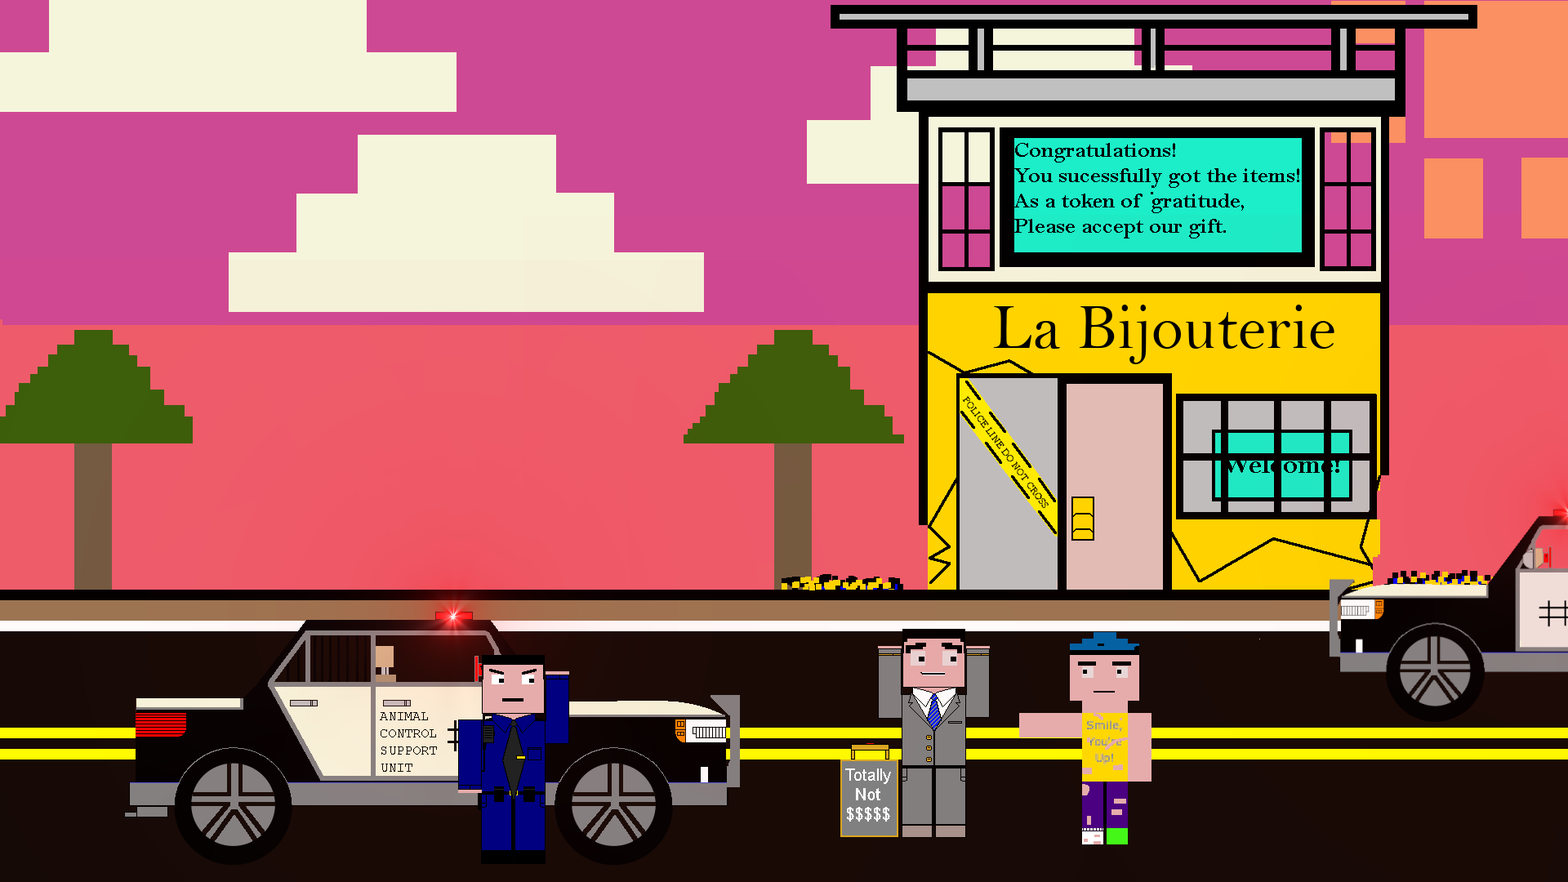
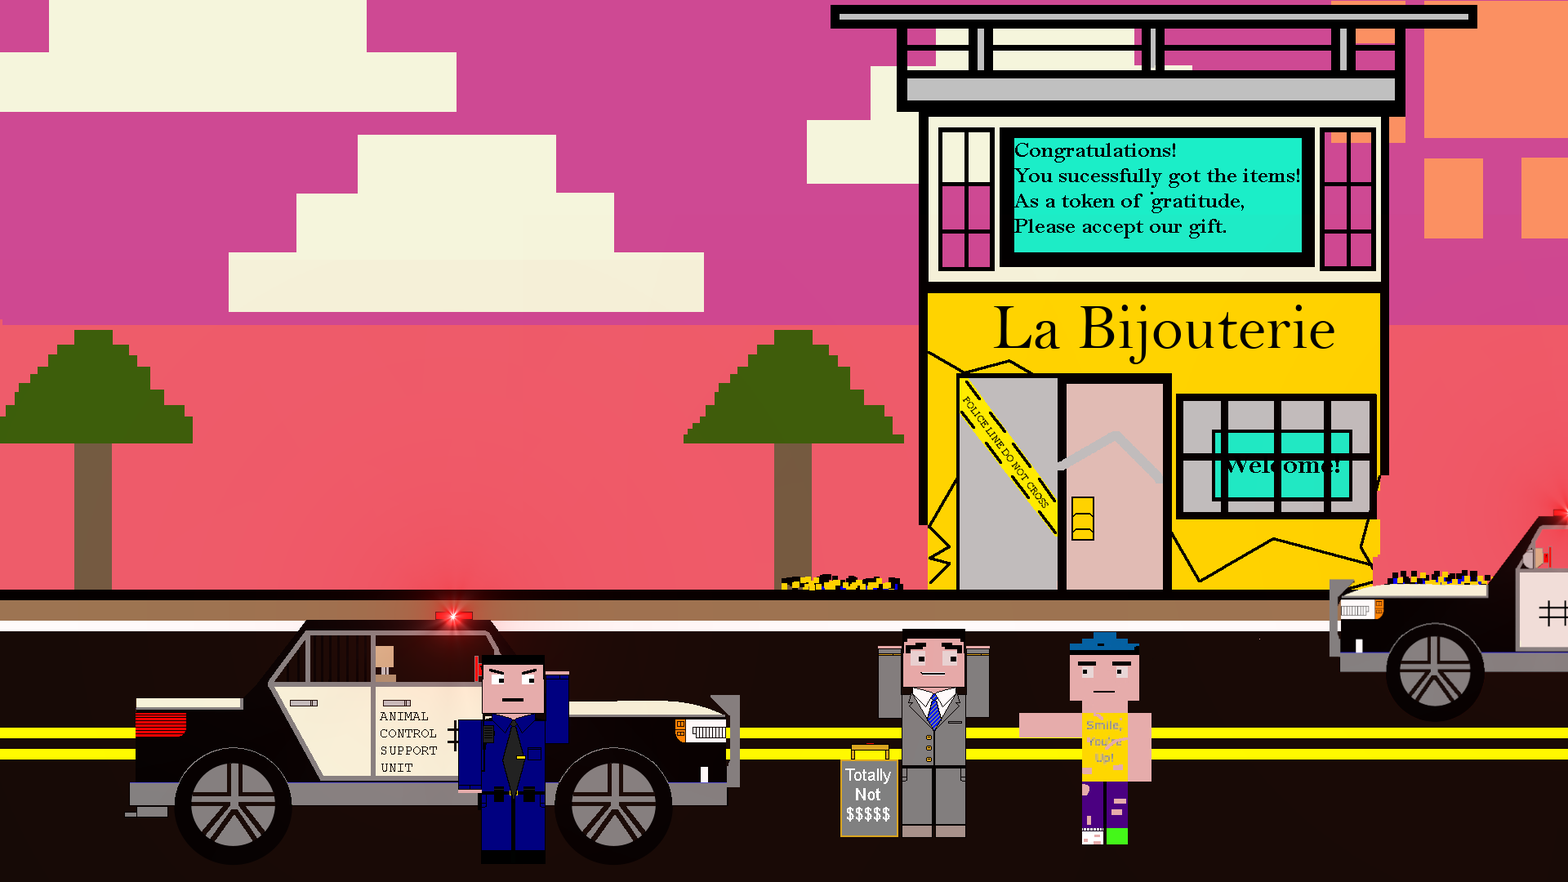
Two versions of the same layered image (1568x882). Layer-by-layer changes:
added layer "Background copy #8" above "Background copy #7" over 1057, 431, 1163, 484
hid "Background copy #7" over 1057, 431, 1163, 484